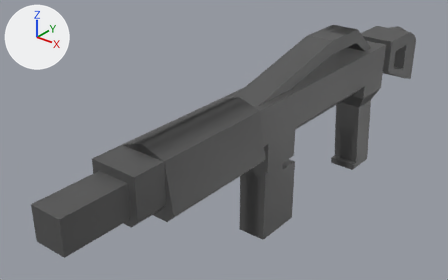
The FBX model Assets/Models/Rifle.fbx, before and after one commit.
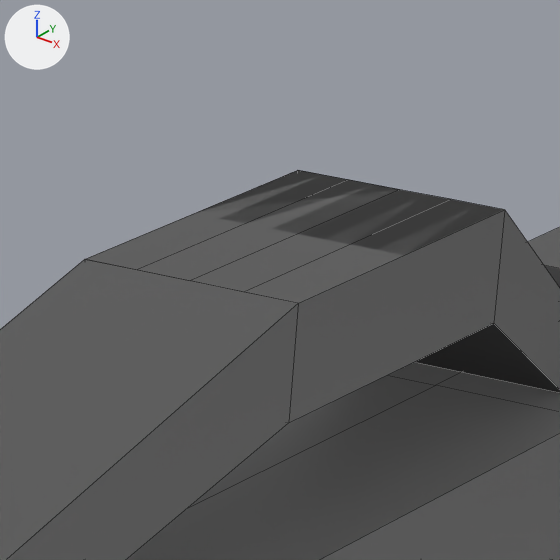
Each version appears first whole from a 50 mm lens placed at (0.411, -0.843, 0.484), pointed at (-0.056, -0.259, 0.122), and next in a close-up on the part from 66% to 81% of the width and 2% to 25% of the height. Lighting does not change. The marker at upper left points along +X, +Y and +Z. The close-ups show mesh edges as thin lines. Where no turn or scale is listed for an object, it has been applied to the vertices.

In view in the first close-up: 'Rifle'.
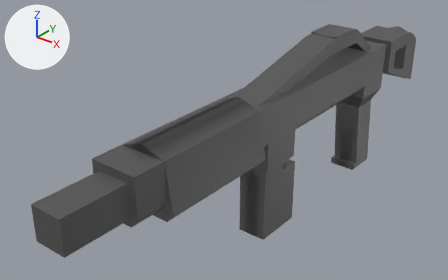
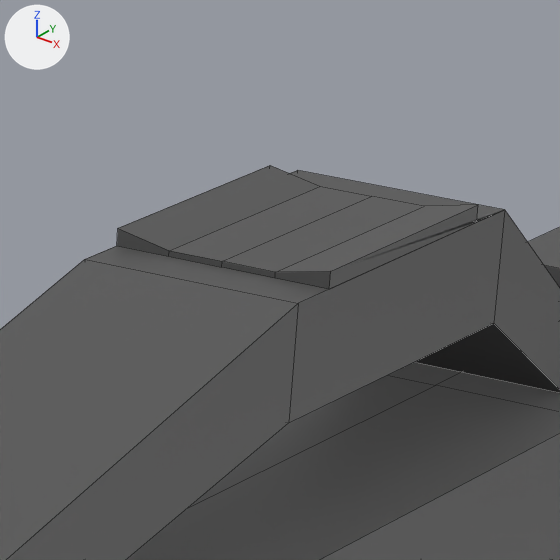
The change, as a diff of the scene's bpy script:
```diff
--- a/Assets/Models/Rifle.fbx.py
+++ b/Assets/Models/Rifle.fbx.py
@@ me_rifle_001 @@
 # used by ob_rifle; location = (0.0, 0.0, 0.0)
-me_rifle_001.from_pydata(...)  # 194 vertices, 189 faces; spans x -0.04..0.04, y -0.58..0.15, z 0.0..0.24
+me_rifle_001.from_pydata(...)  # 208 vertices, 205 faces; spans x -0.04..0.04, y -0.58..0.15, z 0.0..0.243
+# me_rifle_001 part 1
+# 6 vertices are removed from x -0.01..0.01, y -0.12..-0.05, z 0.24
+# 4 faces are deleted
+# 10 vertices are added at x -0.02..0.02, y -0.11, z 0.24..0.243
+# 10 new vertices lie (0.0, 0.05, 0.0) away from vertices in x -0.02..0.02, y -0.11, z 0.24..0.243
+# 20 new faces join them
 me_rifle_001.materials.append(mat_metalblack)
```

Pixel boxes (x1, y1, x2, y2) of what changed, in the close-ups (560 x 560 px):
'Rifle', reshaped
    before: (0, 170, 560, 560)
    after: (0, 165, 560, 560)
part 1 of me_rifle_001, built on
    before: (86, 170, 505, 303)
    after: (117, 165, 503, 289)
